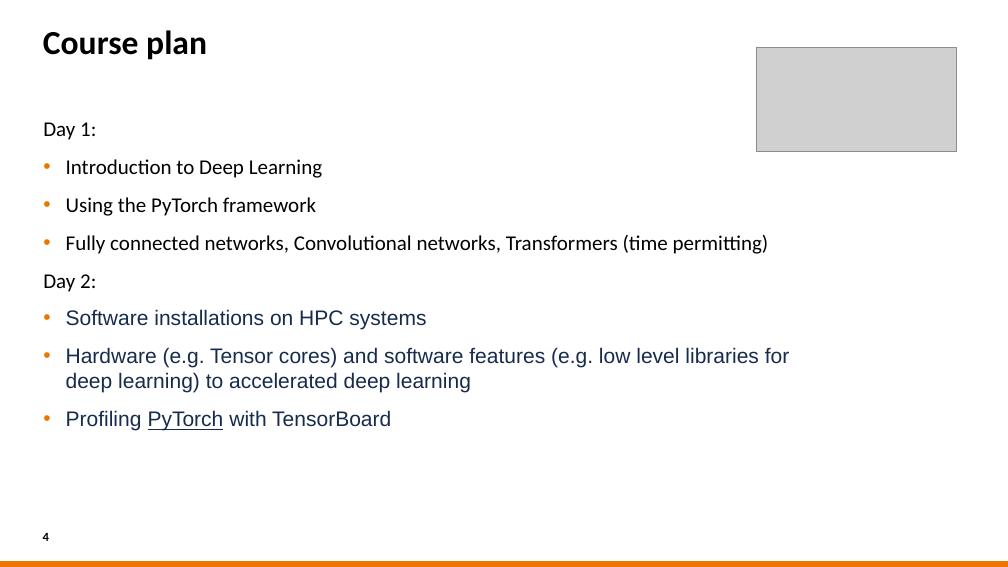
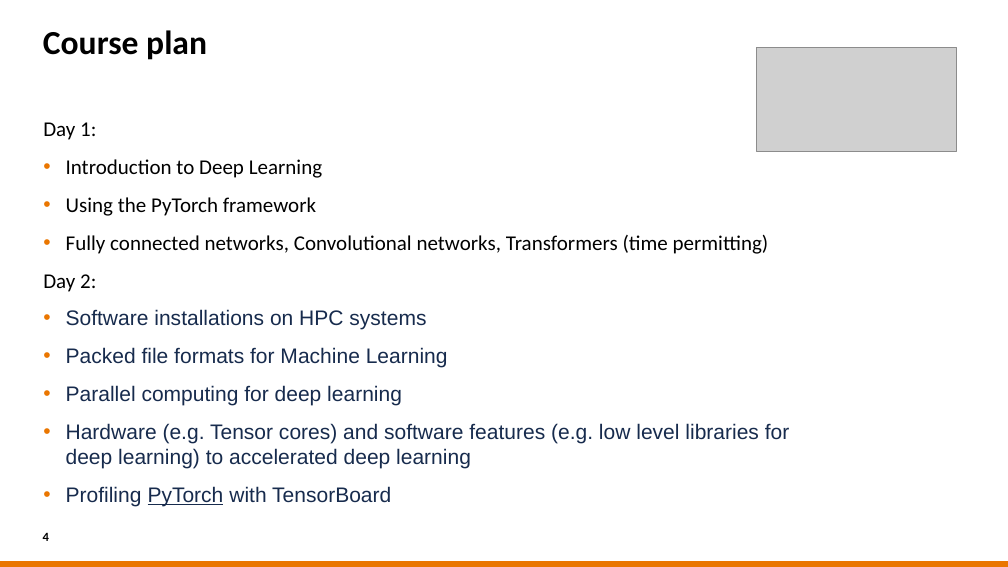
Before and after one commit to sara-nl/Tue_HPDL_2024, a slide deck: slide 4 of Day1/slides/EuroHPC_HPML_welcome.pptx. Drawn at 1008x567 pixels with LibreOffice and Linux fonts; fonts in the diff are those of the drawing; grey boxes stand for pictures; background and template pictures are left out. Boxes give left, top, right and bottom in pixels: in the first picture for what was removed or moved away, otherwise in the second. Text is boxed around its words. In the diff, an @@ line names an element or a change of style, - is before the commit and + after.

```diff
--- a/Day1/slides/EuroHPC_HPML_welcome.pptx
+++ b/Day1/slides/EuroHPC_HPML_welcome.pptx
@@ text at bbox=[66, 347, 448, 406]: paragraphs added @@
+• Packed file formats for Machine Learning
+• Parallel computing for deep learning
```
Also in this commit, not shown: 5 other slides changed, 44 other files.
